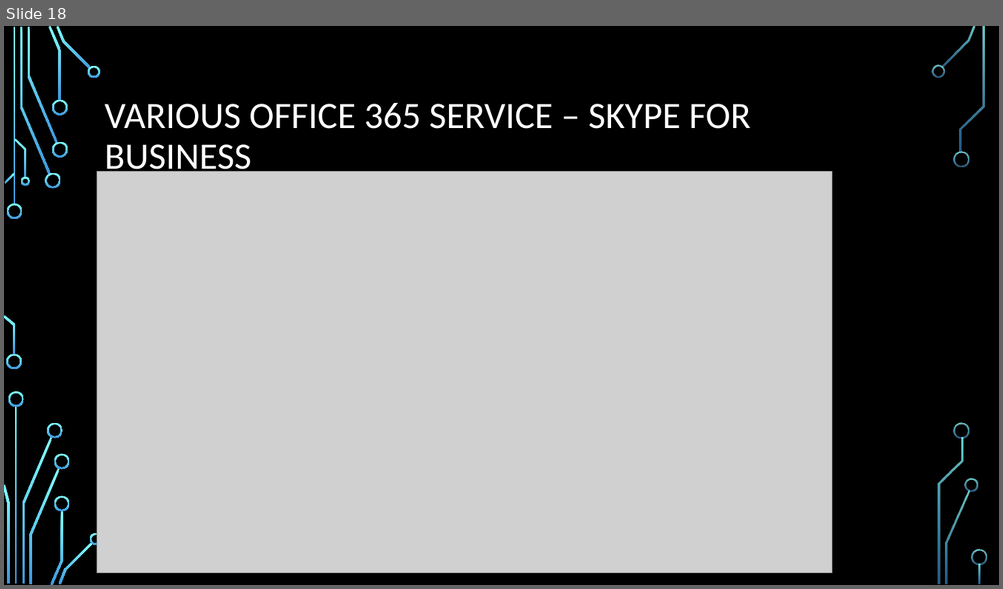
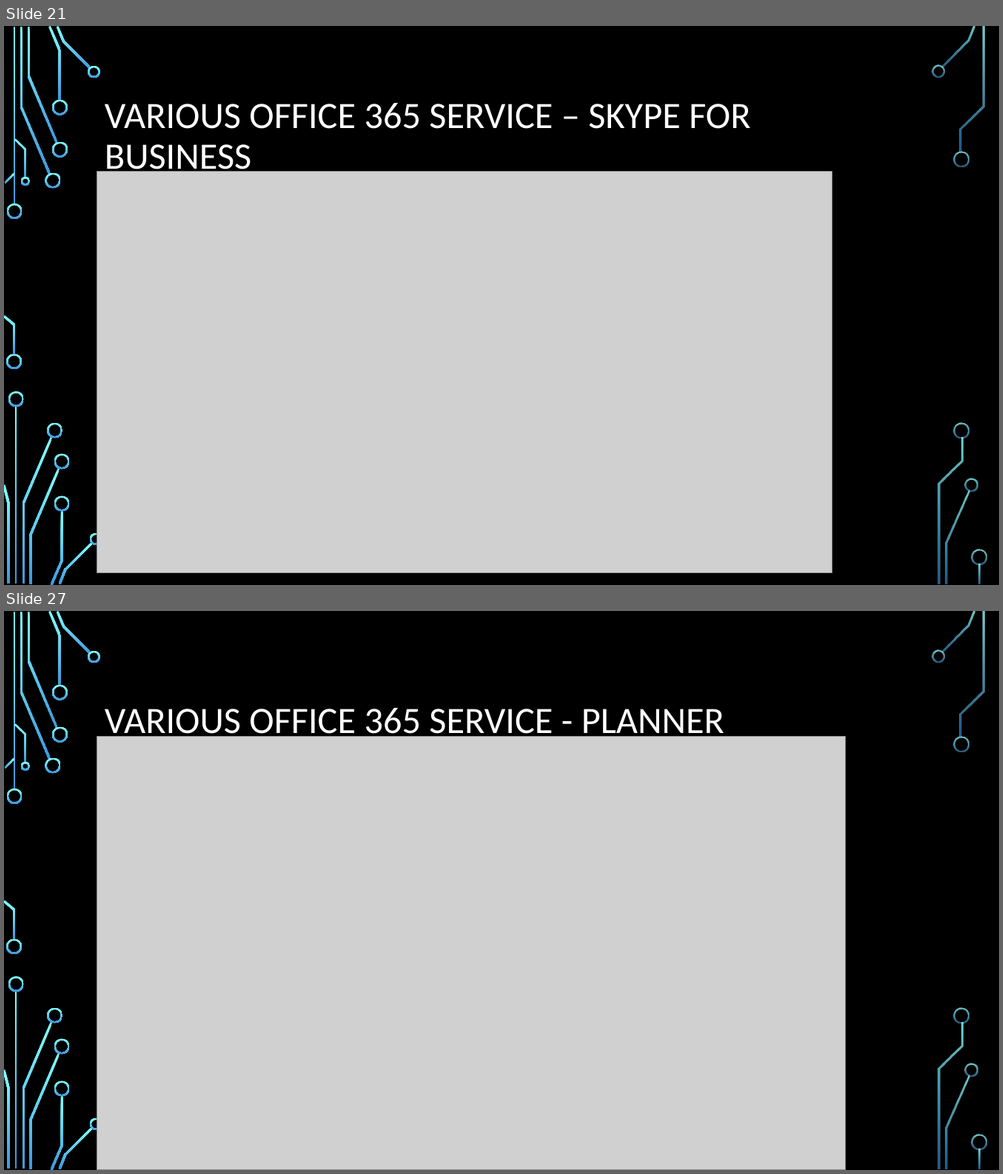
Before and after one commit to HIS-Computer-Club/MSOffice, a slide deck: MSOffice.pptx. Shown one above the other, each under a label of ours: slide 18 before the commit, slides 21 and 27 after it; the slides between them are not shown. The pictures are 1003x589 and 1003x1174 pixels, drawn with LibreOffice and Linux fonts; fonts in the diff are those of the drawing; grey boxes stand for pictures; background and template pictures are left out. Boxes give left, top, right and bottom in pixels: in the first picture for what was removed or moved away, otherwise in the second. Text is boxed around its words. In the diff, an @@ line names an element or a change of style, - is before the commit and + after.

```diff
--- a/MSOffice.pptx
+++ b/MSOffice.pptx
@@ slide 27 added at <box>4,611,999,1170</box>, background picture (left out); not listed: 36 template elements that a slide beside it also shows @@
@@ title added at <box>105,708,724,742</box>, 36 pt, text #FFFFFF @@
+VARIOUS OFFICE 365 SERVICE - PLANNER
@@ picture added at <box>97,736,845,1170</box> @@
@@ what was slide 18 is now slide 21 @@
```
Also in this commit, not shown: 1 slide changed, 8 other slides added, 2 other files.
